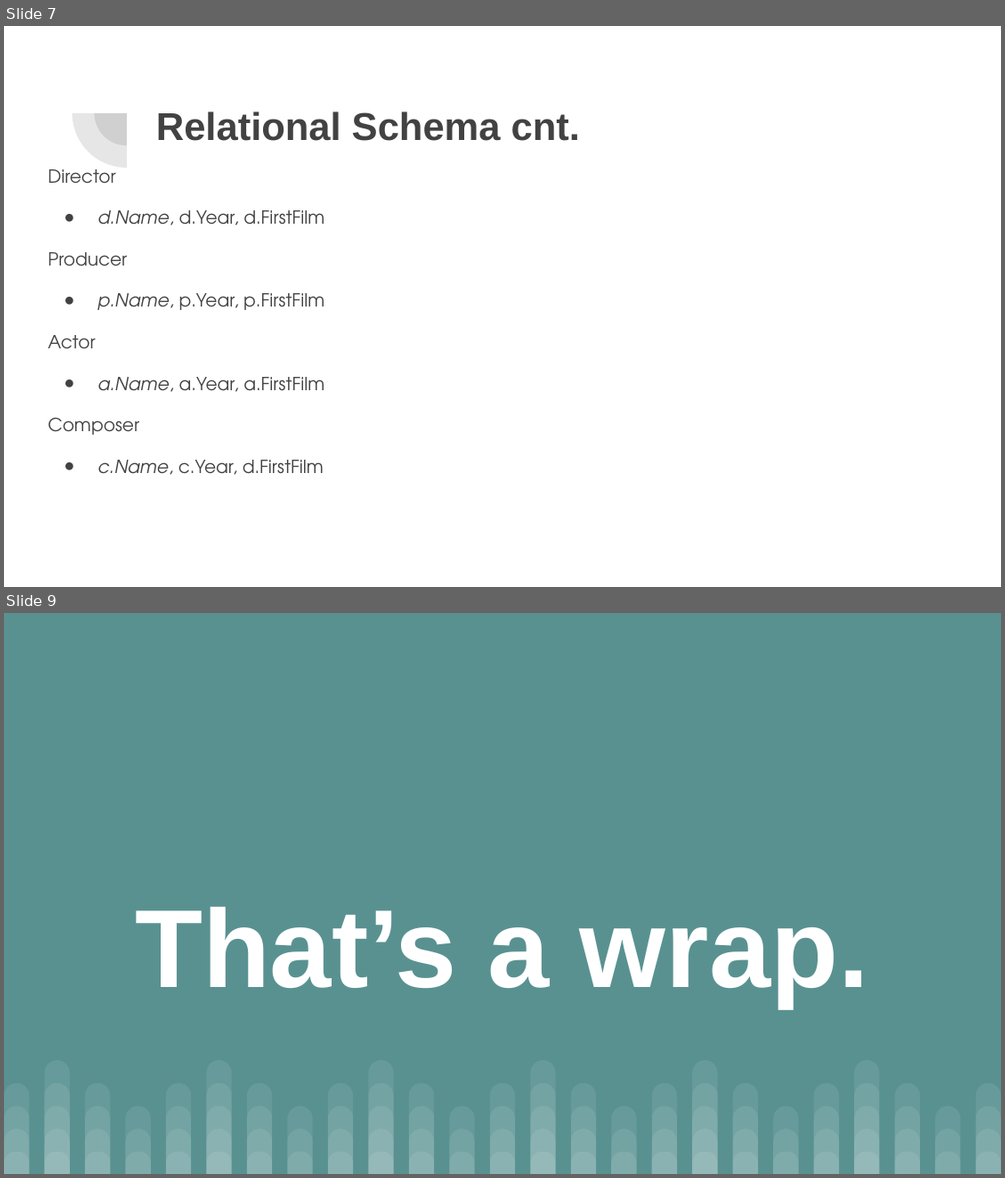
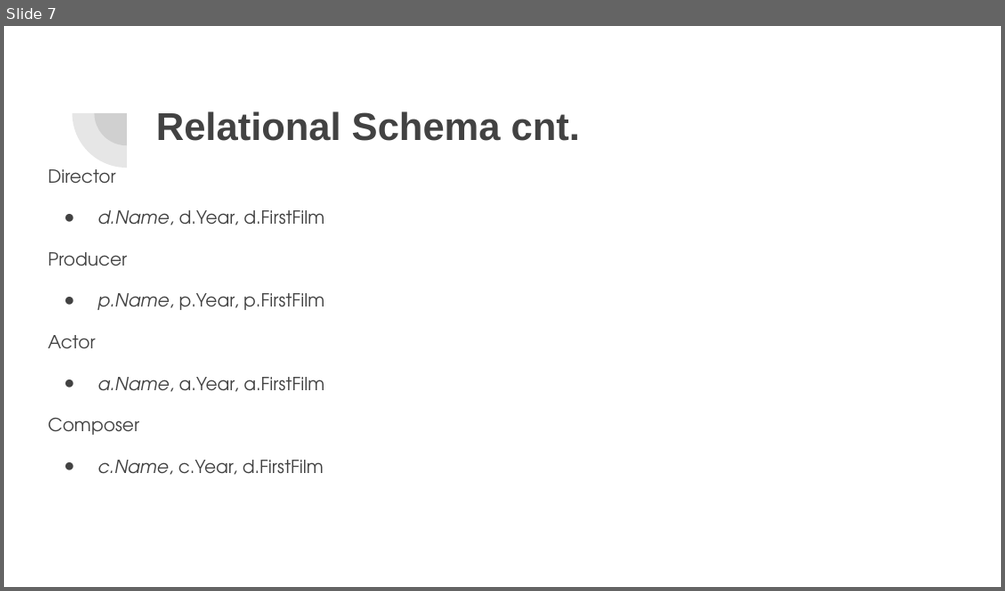
Before and after one commit to ProjectBreakaway/Project, a slide deck: Project Presentation.pptx. Shown one above the other, each under a label of ours: slides 7 and 9 before the commit, slide 7 after it; the slides between them are not shown. The pictures are 1005x1178 and 1005x591 pixels, drawn with LibreOffice and Linux fonts; fonts in the diff are those of the drawing. Boxes give left, top, right and bottom in pixels: in the first picture for what was removed or moved away, otherwise in the second. Text is boxed around its words. In the diff, an @@ line names an element or a change of style, - is before the commit and + after.

```diff
--- a/Project Presentation.pptx
+++ b/Project Presentation.pptx
@@ slide 9 removed at box(4, 613, 1001, 1174), background #599191 @@
@@ title removed at box(135, 907, 869, 1007) @@
-That’s a wrap.
@@ group removed at box(4, 1060, 1001, 1173): 100 round same rects @@
```
Also in this commit, not shown: 6 slides changed, 2 slides added.
